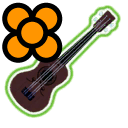
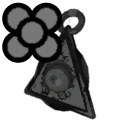
Two versions of the same layered image (128×128). Layer-by-layer changes:
showed "Legendary (Consumed)" over (7, 7, 63, 63)
hid "Legendary" over (7, 7, 63, 63)
added layer "Transmitter Consumed" above "Transmitter" over (23, 8, 98, 120)
hid "Ukulele" over (4, 5, 121, 118)
